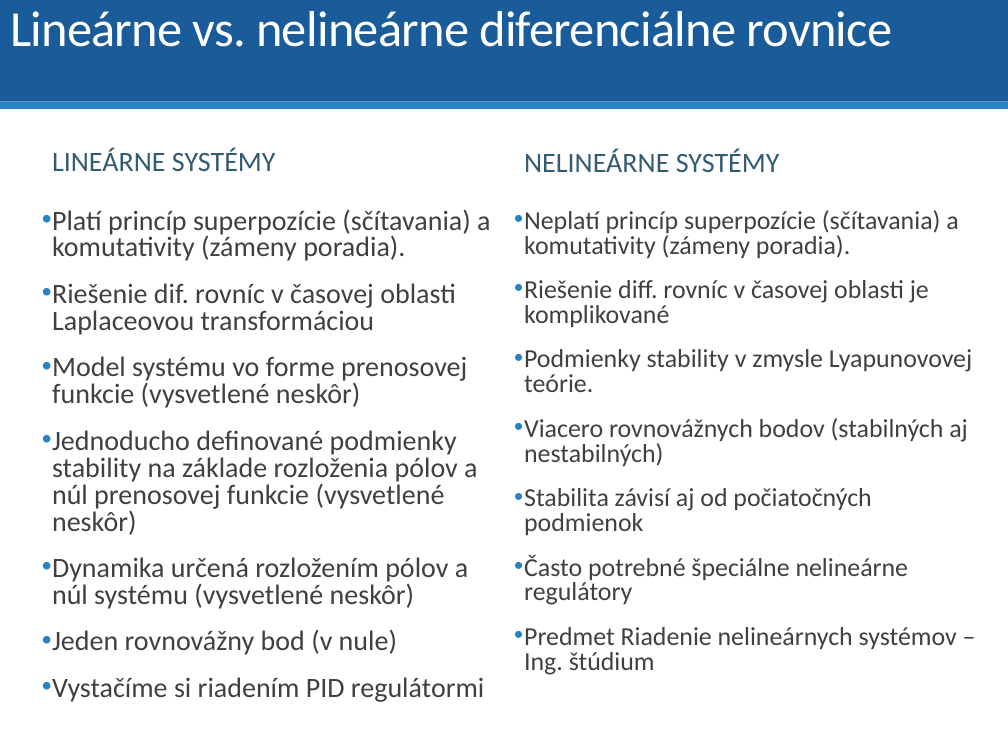
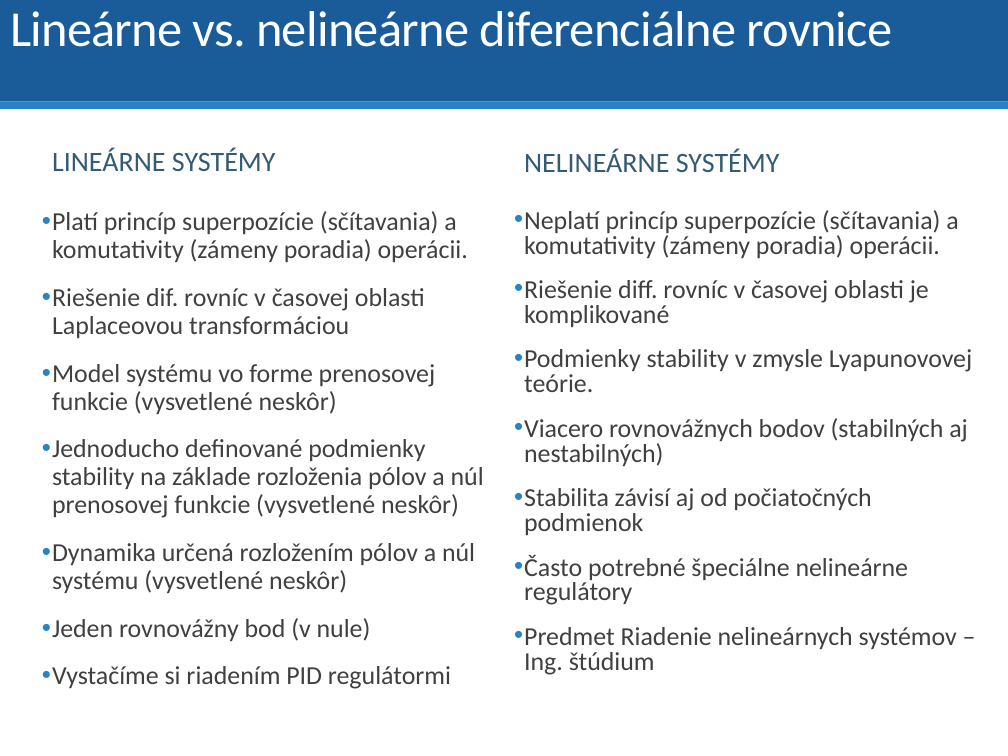
Before and after one commit to dodekm/TeamProjektKybernetika, a slide deck: slide 9 of Nove prednasky/P01_dynamika_dif_rovnice_LPT_prenosova_funkcia_modelovanie.pptx (slide 8 before the commit). Drawn at 1008x756 pixels with LibreOffice and Linux fonts; fonts in the diff are those of the drawing. Boxes give left, top, right and bottom in pixels: in the first picture for what was removed or moved away, otherwise in the second. Text is boxed around its words. In the diff, an @@ line names an element or a change of style, - is before the commit and + after.

```diff
--- a/Nove prednasky/P01_dynamika_dif_rovnice_LPT_prenosova_funkcia_modelovanie.pptx
+++ b/Nove prednasky/P01_dynamika_dif_rovnice_LPT_prenosova_funkcia_modelovanie.pptx
@@ text at [52, 211, 468, 262]: text changed; size 20 to 18.5 pt @@
-• Platí princíp superpozície (sčítavania) a komutativity (zámeny poradia).
+• Platí princíp superpozície (sčítavania) a komutativity (zámeny poradia) operácii.
@@ text at [524, 210, 958, 258]: text changed @@
-• Neplatí princíp superpozície (sčítavania) a komutativity (zámeny poradia).
+• Neplatí princíp superpozície (sčítavania) a komutativity (zámeny poradia) operácii.
@@ text at [52, 288, 484, 689]: size 20 to 18.5 pt in "Riešenie dif. rovníc v časovej oblasti Laplaceovou ...", "Model systému vo forme prenosovej funkcie (vysvetlené ...", "Jednoducho definované podmienky stability na základe rozlože ...", "Dynamika určená rozložením pólov a núl systému ..." and 2 more places; line spacing 0.8 to 0.9 @@
```
Also in this commit, not shown: 8 other slides changed, 8 slides added, 2 slides removed, 3 other files.
